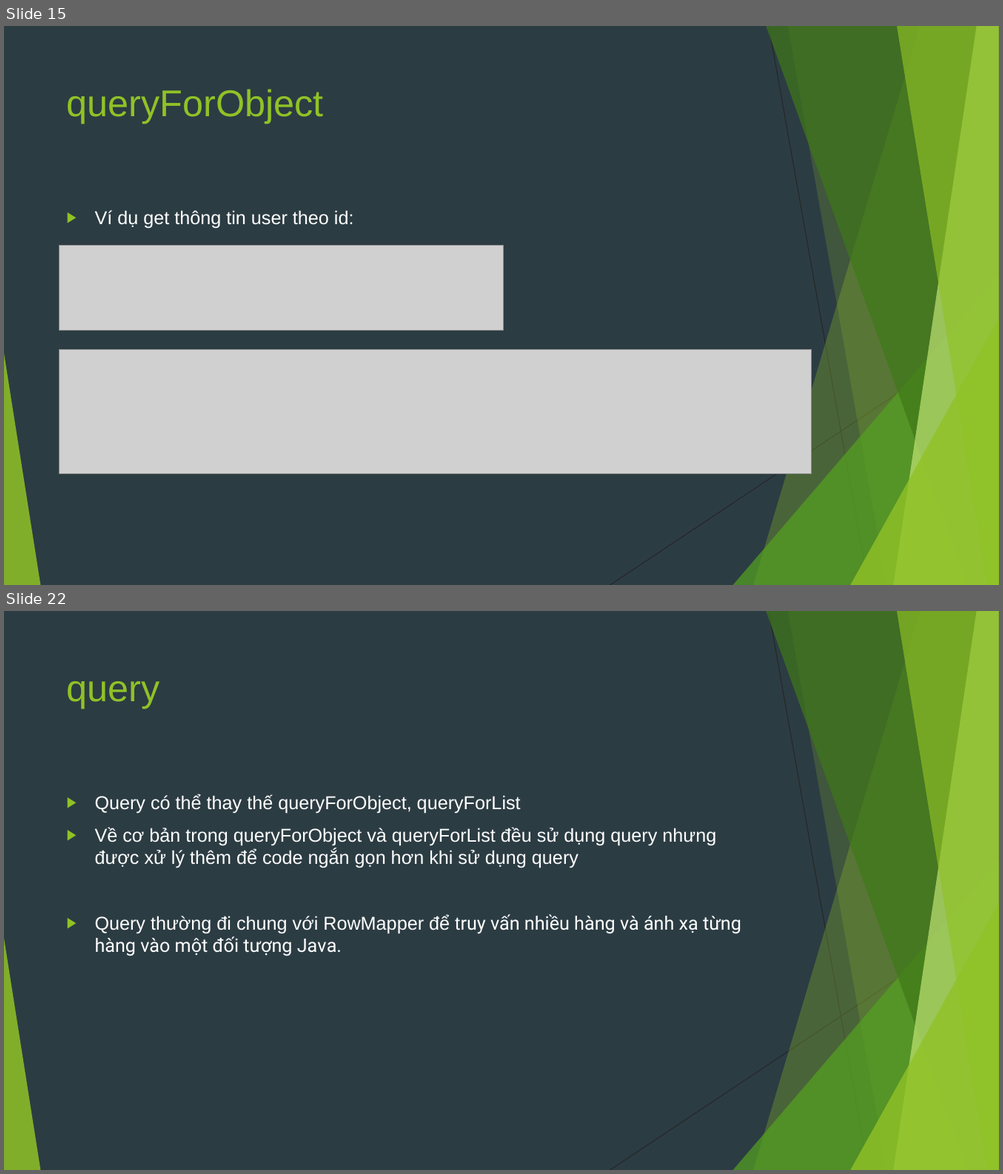
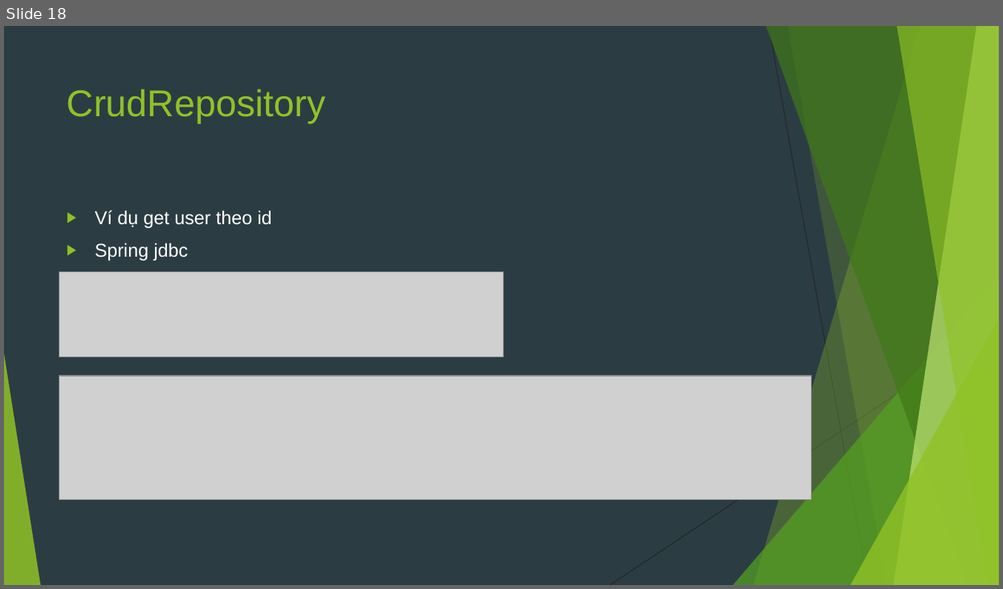
Before and after one commit to sobbingwind/SpringBoot, a slide deck: 07.Spring Data JPA.pptx. Shown one above the other, each under a label of ours: slides 15 and 22 before the commit, slide 18 after it; the slides between them are not shown. The pictures are 1003x1174 and 1003x589 pixels, drawn with LibreOffice and Linux fonts; fonts in the diff are those of the drawing; grey boxes stand for pictures. Boxes give left, top, right and bottom in pixels: in the first picture for what was removed or moved away, otherwise in the second. Text is boxed around its words. In the diff, an @@ line names an element or a change of style, - is before the commit and + after.

```diff
--- a/07.Spring Data JPA.pptx
+++ b/07.Spring Data JPA.pptx
@@ slide 22 removed at box(4, 611, 999, 1170), background #2C3C43; not listed: 10 template elements that a slide beside it also shows @@
@@ title removed at box(67, 681, 160, 709) @@
-query
@@ text removed at box(95, 795, 741, 957) @@
-▶ Query có thể thay thế queryForObject, queryForList
-▶ Về cơ bản trong queryForObject và queryForList đều sử dụng query nhưng được xử lý thêm để code ngắn gọn hơn khi sử dụng query
-▶ Query thường đi chung với RowMapper để truy vấn nhiều hàng và ánh xạ từng hàng vào một đối tượng Java.
@@ what was slide 15 is now slide 18 @@
@@ slide 18 changed as well @@
@@ title at box(67, 89, 326, 124): text changed @@
-queryForObject
+CrudRepository
@@ text at box(95, 210, 272, 261): text changed @@
-▶ Ví dụ get thông tin user theo id:
+▶ Ví dụ get user theo id
+▶ Spring jdbc
@@ picture: place and size @@
-picture at box(60, 245, 504, 331)
+picture at box(60, 272, 504, 358)
@@ picture: place and size @@
-picture at box(60, 350, 811, 474)
+picture at box(60, 376, 811, 500)
```
Also in this commit, not shown: 7 other slides changed, 26 slides added, 19 other slides removed.
